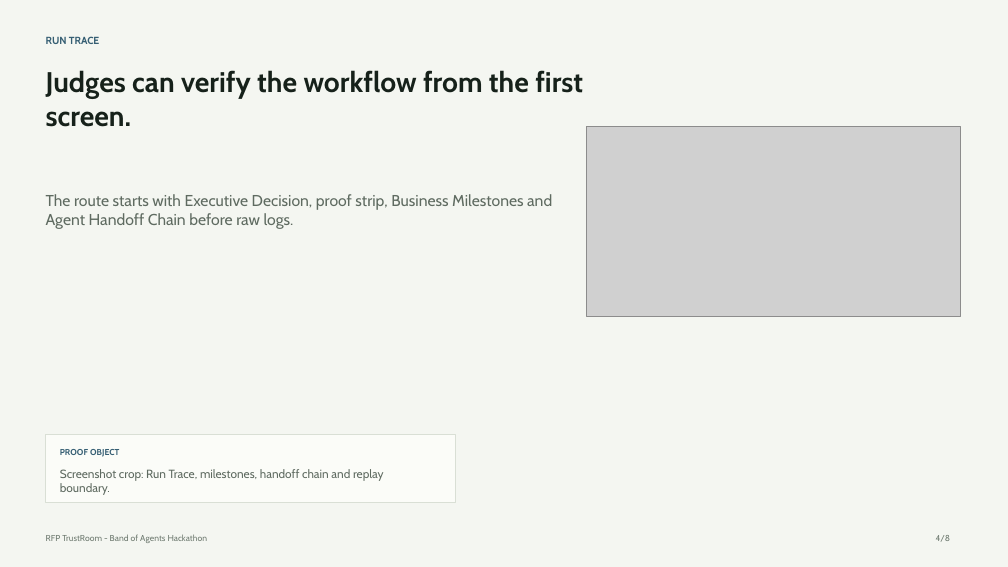
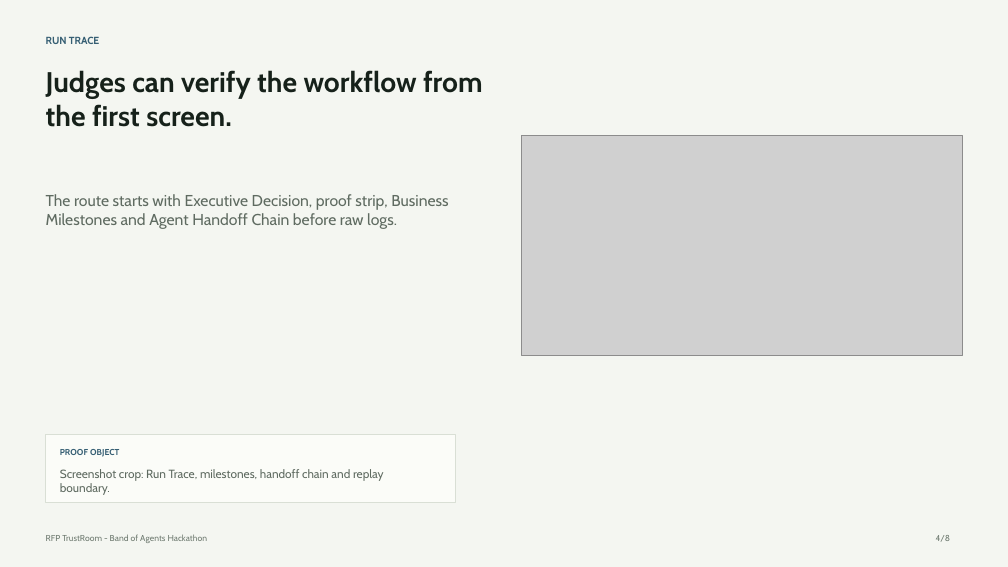
Before and after one commit to adjcjh777/band-of-agents-hackathon, a slide deck: slide 4 of docs/submission-assets/rfp-trustroom-submission-deck.pptx. Drawn at 1008x567 pixels with LibreOffice and Linux fonts; fonts in the diff are those of the drawing; grey boxes stand for pictures. Boxes give left, top, right and bottom in pixels: in the first picture for what was removed or moved away, otherwise in the second. Text is boxed around its words. In the diff, an @@ line names an element or a change of style, - is before the commit and + after.

```diff
--- a/docs/submission-assets/rfp-trustroom-submission-deck.pptx
+++ b/docs/submission-assets/rfp-trustroom-submission-deck.pptx
@@ text "Judges can verify the workflow ..." rewrapped from [46, 70, 583, 127] to [46, 70, 483, 127] @@
@@ picture: place and size @@
-picture at [587, 126, 961, 316]
+picture at [522, 136, 963, 356]
@@ text "The route starts with Executive ..." rewrapped from [46, 194, 552, 229] to [46, 194, 448, 229] @@
```
Also in this commit, not shown: 1 other slide changed, 9 other files.
